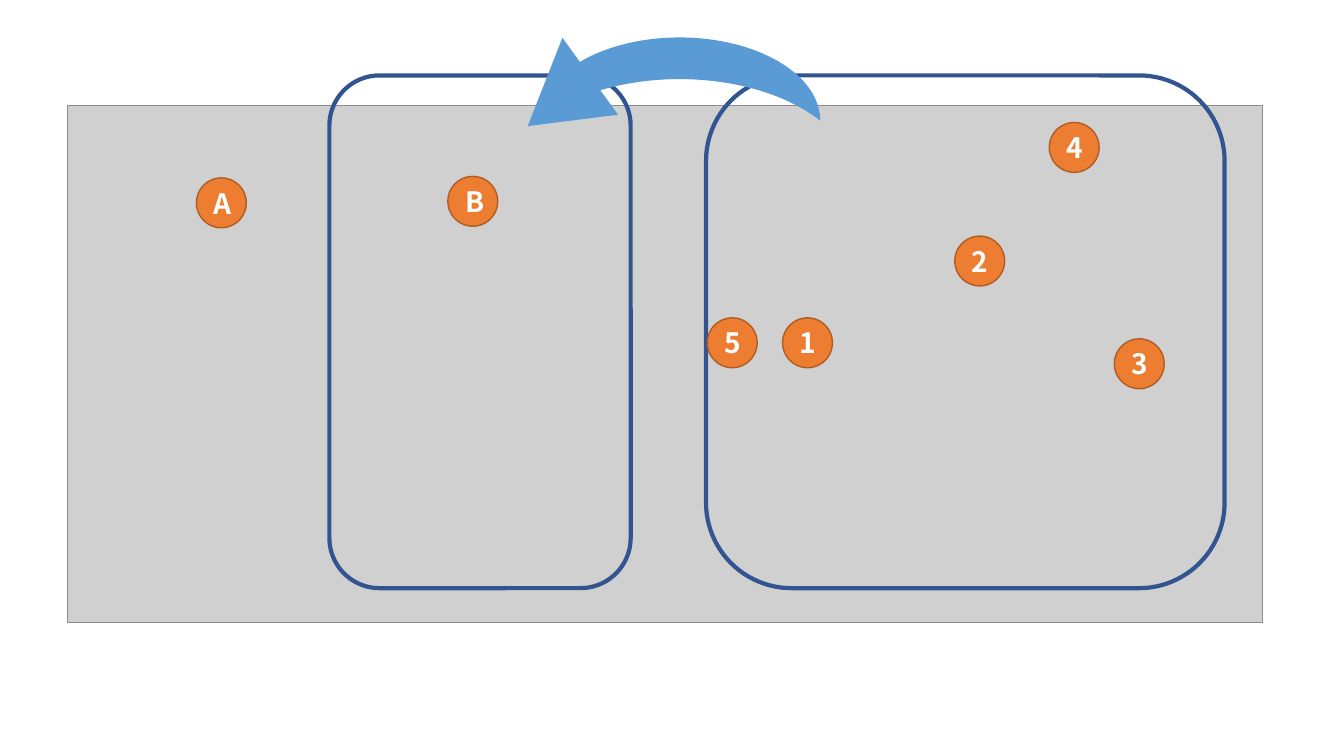
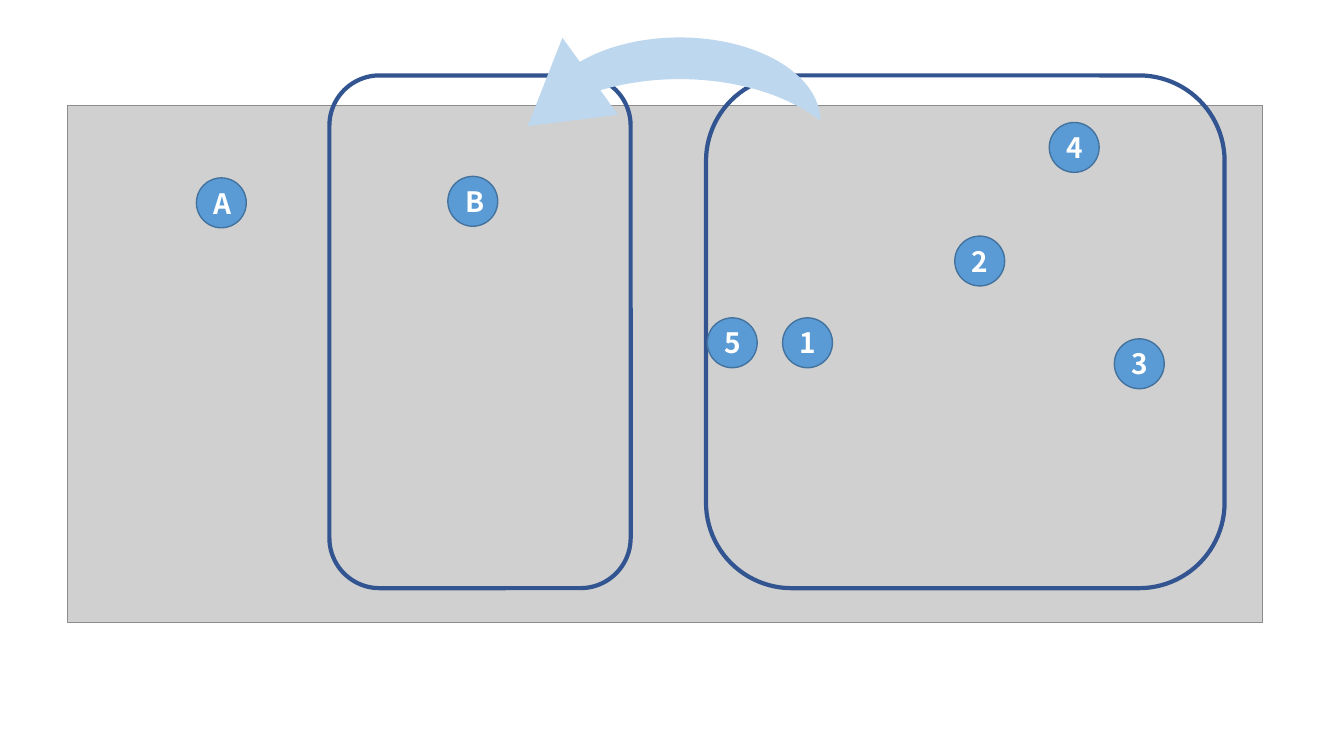
Before and after one commit to jwnhy/WOOT-BadUSB-C, a slide deck: slide 1 of WOOT/Figs/armory/armory.pptx. Drawn at 1344x756 pixels with LibreOffice and Linux fonts; fonts in the diff are those of the drawing; grey boxes stand for pictures. Boxes give left, top, right and bottom in pixels: in the first picture for what was removed or moved away, otherwise in the second. Text is boxed around its words. In the diff, an @@ line names an element or a change of style, - is before the commit and + after.

```diff
--- a/WOOT/Figs/armory/armory.pptx
+++ b/WOOT/Figs/armory/armory.pptx
@@ triangle at [517, 32, 618, 126]: fill #5B9BD5 to #BDD7EE @@
@@ moon at [539, 37, 821, 121]: fill #5B9BD5 to #BDD7EE @@
@@ fill #ED7D31 to #5B9BD5; outline #AF5C24 1 pt to #43739E 1 pt in 7 elements at [782, 318, 832, 367], [955, 236, 1004, 285], [1115, 339, 1165, 388], [1050, 122, 1099, 171], [708, 318, 757, 367], [197, 177, 246, 227], [448, 176, 497, 226] @@
```
Also in this commit, not shown: 1 other file.
